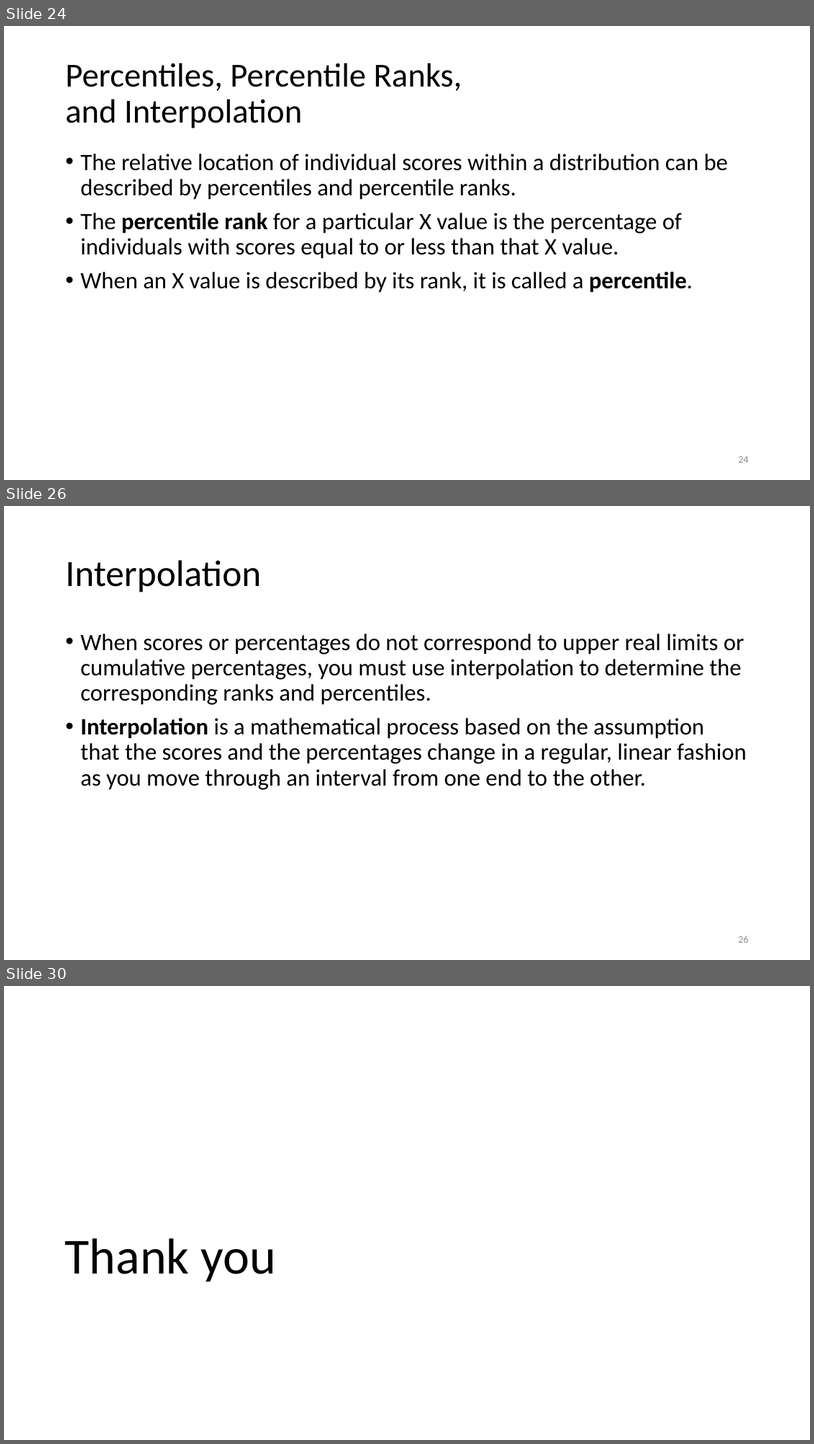
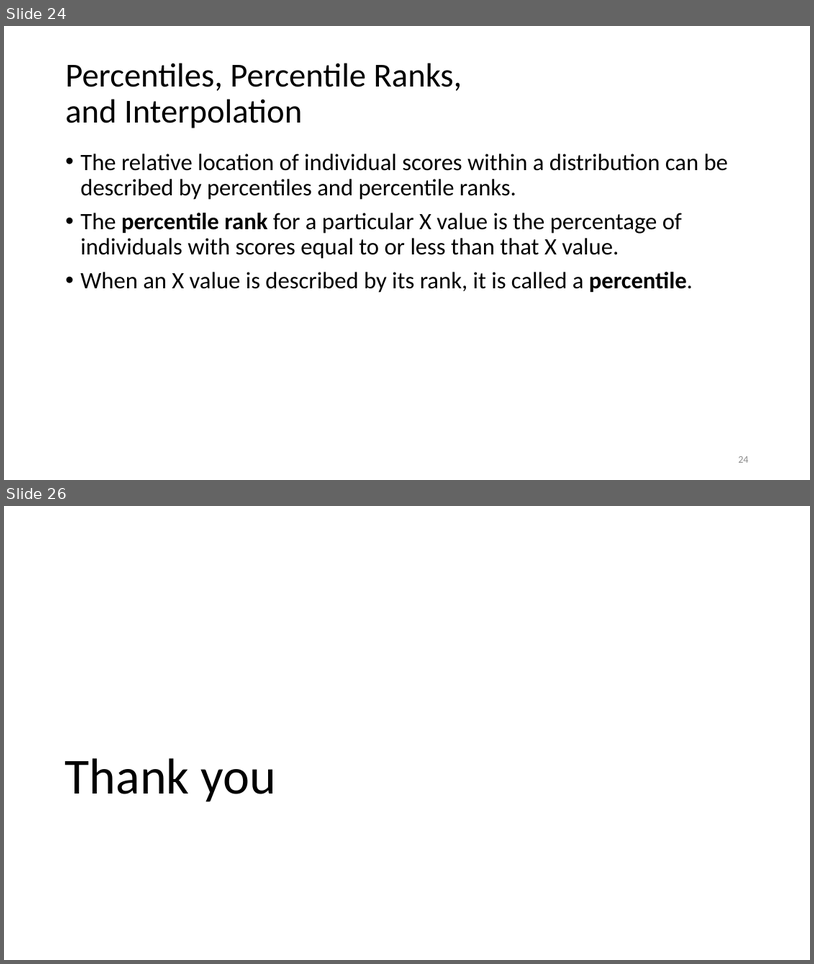
Before and after one commit to motazsaad/Math-Statistics-DataScience, a slide deck: slides/02 Statisitics - Freq.pptx. Shown one above the other, each under a label of ours: slides 24, 26 and 30 before the commit, slides 24 and 26 after it; the slides between them are not shown. The pictures are 814x1444 and 814x964 pixels, drawn with LibreOffice and Linux fonts; fonts in the diff are those of the drawing. Boxes give left, top, right and bottom in pixels: in the first picture for what was removed or moved away, otherwise in the second. Text is boxed around its words. In the diff, an @@ line names an element or a change of style, - is before the commit and + after.

```diff
--- a/slides/02 Statisitics - Freq.pptx
+++ b/slides/02 Statisitics - Freq.pptx
@@ slide 26 removed at (x1=4, y1=506, x2=810, y2=960), background #FFFFFF @@
@@ title removed at (x1=65, y1=560, x2=261, y2=592) @@
-Interpolation
@@ text removed at (x1=80, y1=633, x2=747, y2=790) @@
-• When scores or percentages do not correspond to upper real limits or cumulative percentages, you must use interpolation to determine the corresponding ranks and percentiles.
-• Interpolation is a mathematical process based on the assumption that the scores and the percentages change in a regular, linear fashion as you move through an interval from one end to the other.
@@ page number removed at (x1=738, y1=936, x2=748, y2=942) @@
-26
@@ what was slide 30 is now slide 26 @@
```
Also in this commit, not shown: 2 slides changed, 3 other slides removed, 1 other file.
